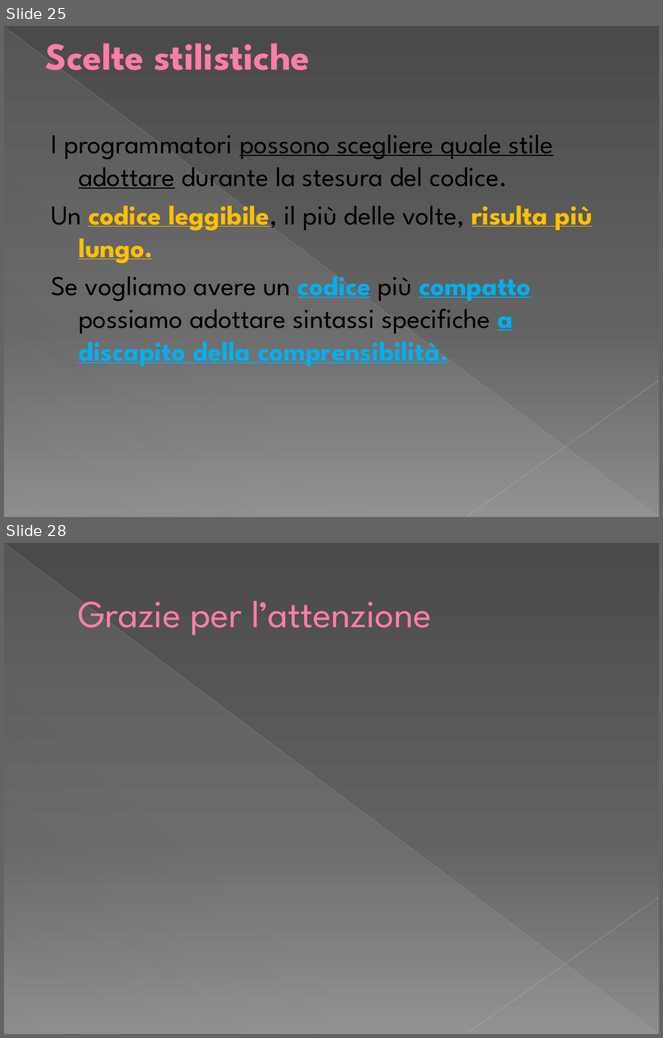
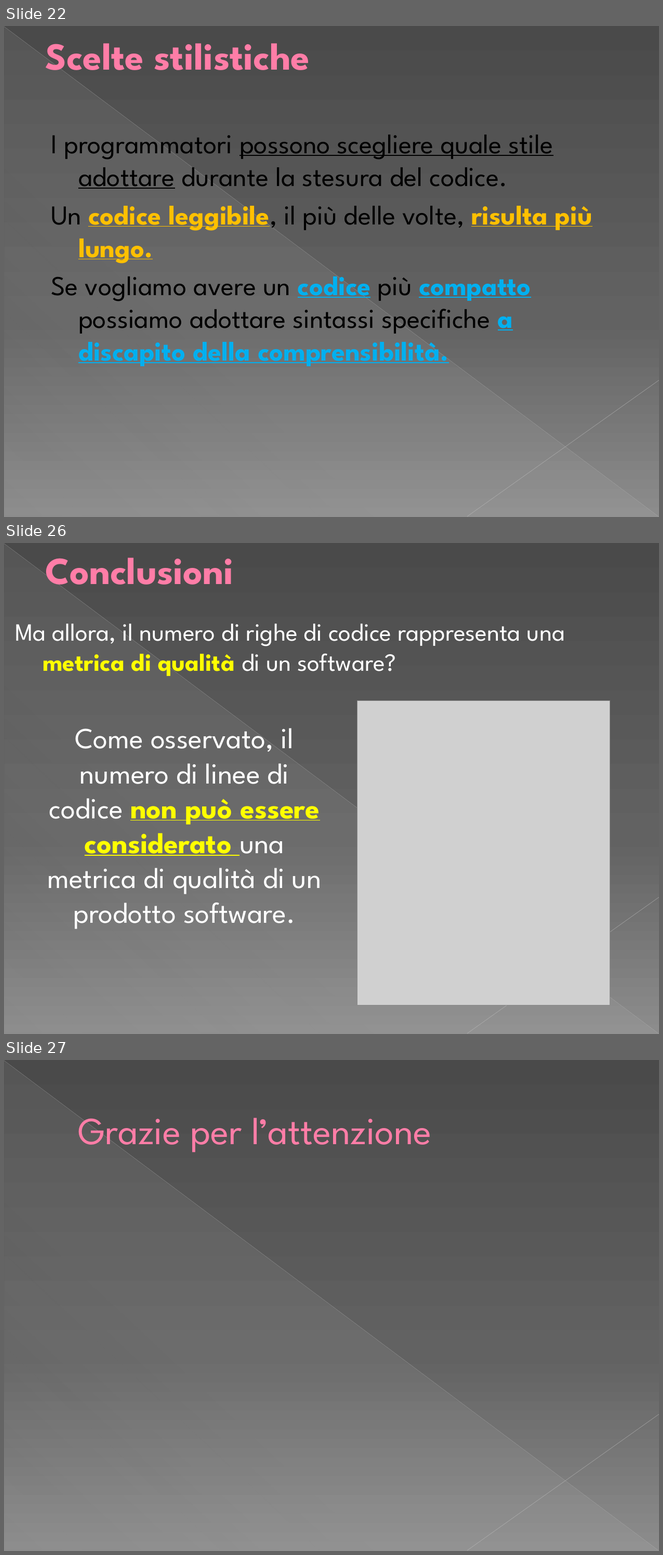
Before and after one commit to yan0z/ISW, a slide deck: Quesito 5 Team/Metrica – Linee di codice.pptx. Shown one above the other, each under a label of ours: slides 25 and 28 before the commit, slides 22, 26 and 27 after it; the slides between them are not shown. The pictures are 663x1038 and 663x1555 pixels, drawn with LibreOffice and Linux fonts; fonts in the diff are those of the drawing; grey boxes stand for pictures. Boxes give left, top, right and bottom in pixels: in the first picture for what was removed or moved away, otherwise in the second. Text is boxed around its words. In the diff, an @@ line names an element or a change of style, - is before the commit and + after.

```diff
--- a/Quesito 5 Team/Metrica – Linee di codice.pptx
+++ b/Quesito 5 Team/Metrica – Linee di codice.pptx
@@ slide 26 added at [4, 543, 659, 1034], background gradient #4A4A4A to #626262 to #8C8C8C; not listed: 3 template elements that a slide beside it also shows @@
@@ title added at [45, 558, 234, 595], 42 pt, text #FF7DA7, bold @@
+Conclusioni
@@ text added at [15, 624, 565, 676], 27.2 pt, text #FFFFFF @@
+Ma allora, il numero di righe di codice rappresenta una metrica di qualità di un software?
@@ picture added at [357, 701, 610, 1006] @@
@@ text added at [47, 728, 322, 929], 32 pt, text #FFFFFF @@
+Come osservato, il numero di linee di codice non può essere considerato una metrica di qualità di un prodotto software.
@@ what was slide 25 is now slide 22 @@
@@ what was slide 28 is now slide 27 @@
```
Also in this commit, not shown: 4 slides changed, 1 other slide added, 3 slides removed, 16 other files.
